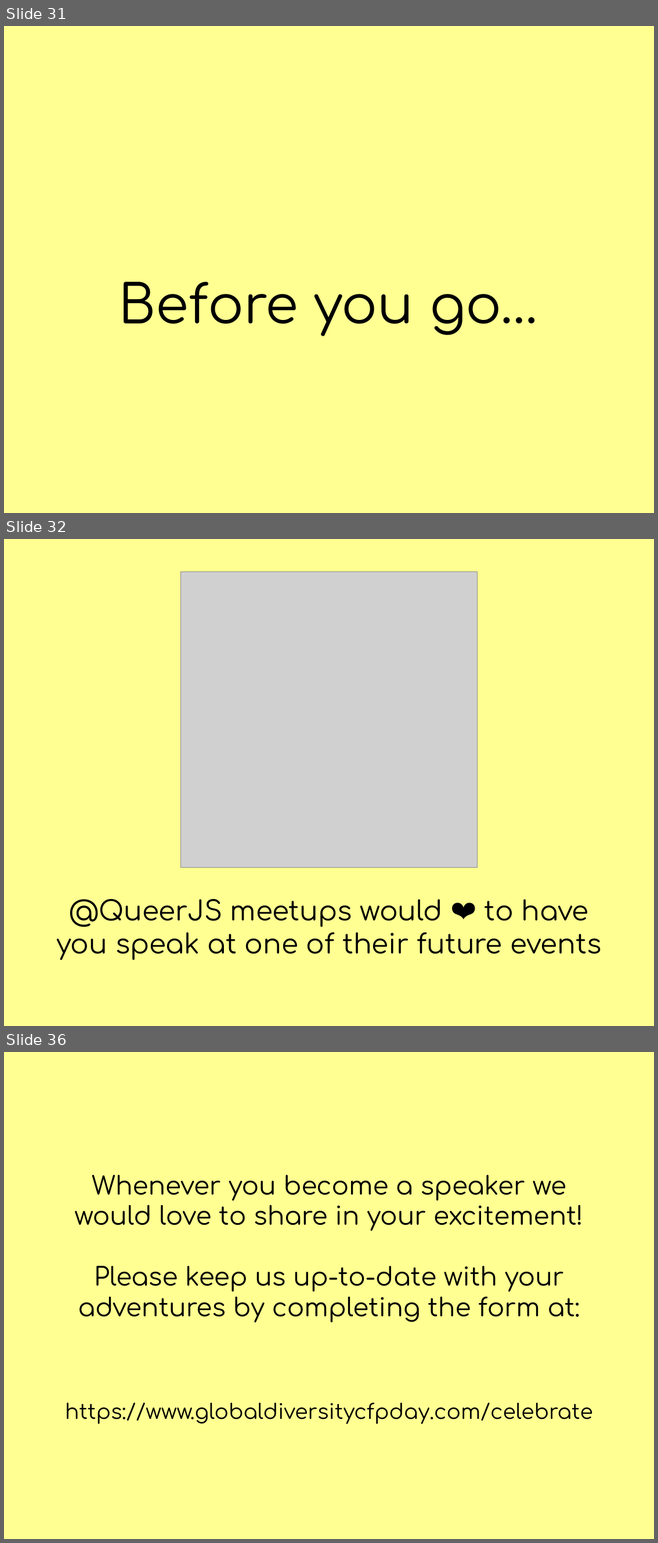
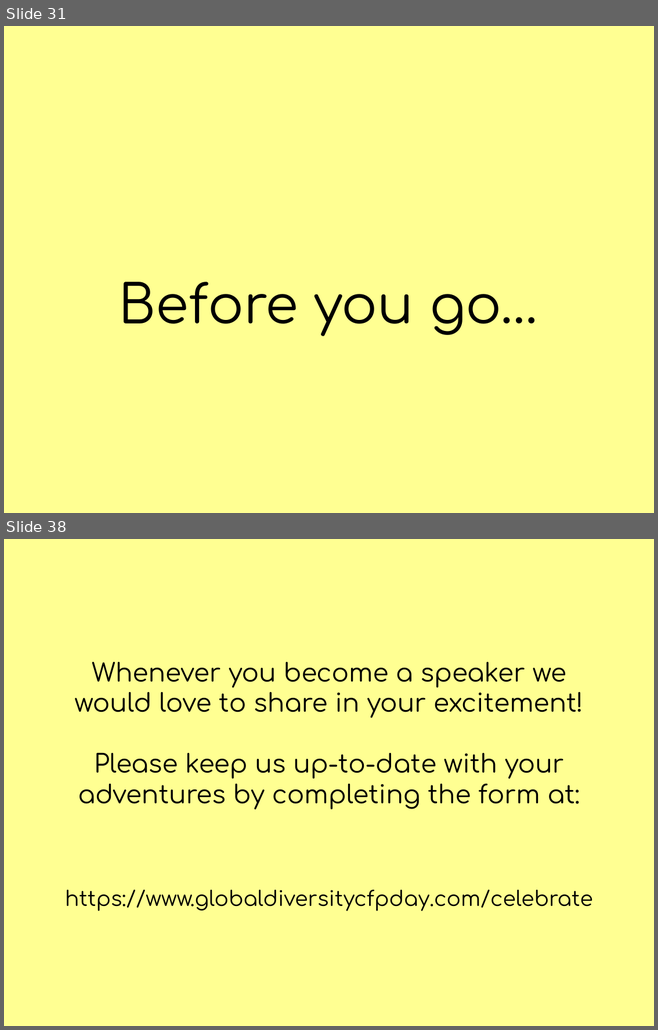
Before and after one commit to JiggyPete/global-diversity-cfp-day-site, a slide deck: public/slides/global-diversity-cfp-day.pptx. Shown one above the other, each under a label of ours: slides 31, 32 and 36 before the commit, slides 31 and 38 after it; the slides between them are not shown. The pictures are 658x1543 and 658x1030 pixels, drawn with LibreOffice and Linux fonts; fonts in the diff are those of the drawing; grey boxes stand for pictures. Boxes give left, top, right and bottom in pixels: in the first picture for what was removed or moved away, otherwise in the second. Text is boxed around its words. In the diff, an @@ line names an element or a change of style, - is before the commit and + after.

```diff
--- a/public/slides/global-diversity-cfp-day.pptx
+++ b/public/slides/global-diversity-cfp-day.pptx
@@ slide 32 removed at (4, 539, 654, 1026), background #FFFF92 @@
@@ picture removed at (181, 571, 477, 867) @@
@@ title removed at (56, 899, 601, 960) @@
-@QueerJS meetups would ❤️ to have you speak at one of their future events
@@ what was slide 36 is now slide 38 @@
```
Also in this commit, not shown: 2 slides changed, 3 slides added, 3 other files.
